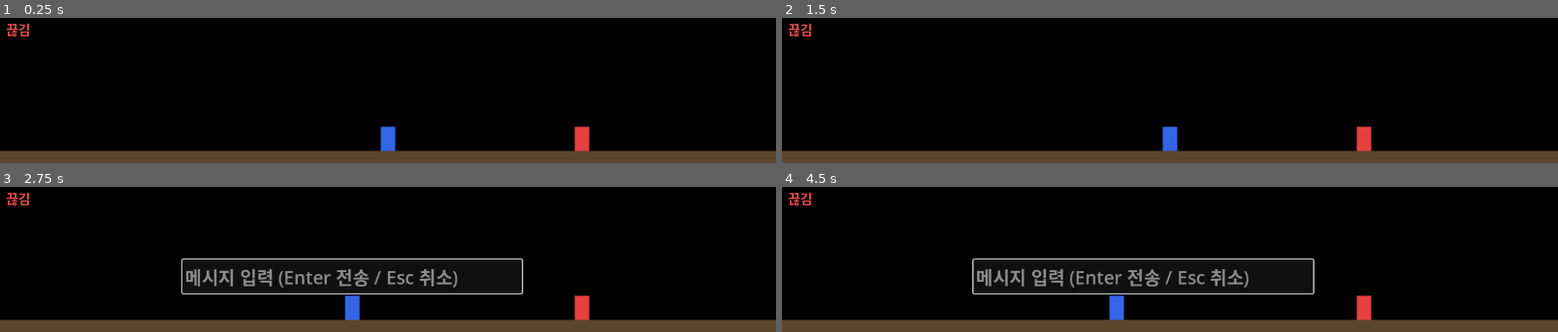
Above: before the commit, frames 1-4 (two rows, left to right).
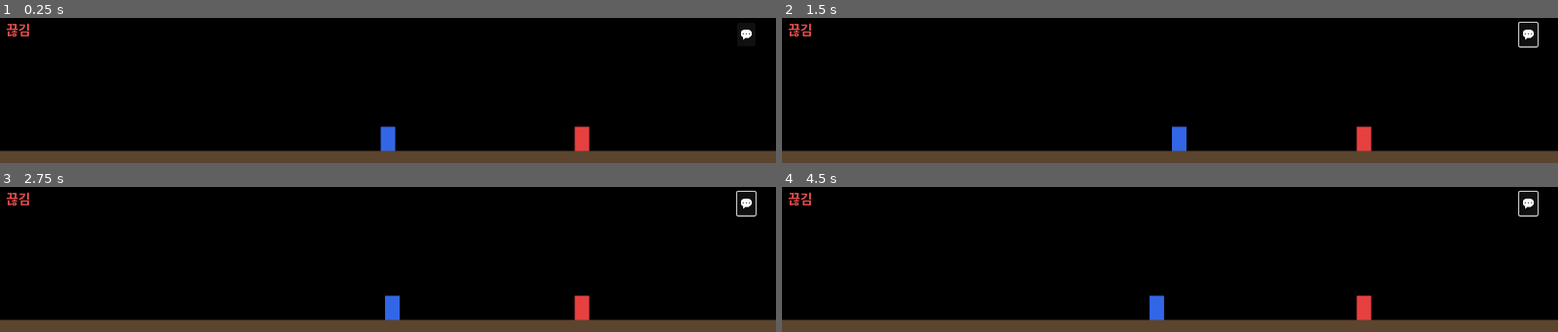
Above: after the commit, the same moments.

Repository: isjkms/Terrarium_Client
Game: Godot game, scene res://main.tscn
The game is run twice, just before and just after one commit, with the same random seed, the same clock (stepped at 60 frames per second) and the same inputs. This scene is started directly instead of the project's main scene. The engine's default icon, where the game draws it, is replaced by a stand-in: a white triangle on a blue panel in a dark square.
Inputs (mouse positions are in pixels of both pictures, inside the frame that each line leads up to):
- Up to frame 1 (0.25 s): no input
- Up to frame 2 (1.5 s): click (1526, 33) at 0.5 s, where only the run after the commit has a clickable "💬"; tap Enter at 1.25, 1.35 s; hold Right (ui_right) from 1.28 s (still down)
- Up to frame 3 (2.75 s): tap Keypad Enter at 1.55, 2.1 s; tap Space at 2 s; release Right (ui_right) at 2.03 s; hold Left (ui_left) from 2.03 s (still down); tap Enter at 2.3 s
- Up to frame 4 (4.5 s): tap Enter at 2.75, 2.85, 3.8, 4.25 s; release Left (ui_left) at 2.78 s; hold Right (ui_right) 2.78-4.28 s; tap Keypad Enter at 3.05, 3.6 s; tap Space at 3.5 s; hold Left (ui_left) from 4.28 s (still down); tap T at 4.35 s

The runs differ from the first frame. In frame 1, less than 0.1% of the frame differs, in the area x 95-97%, y 8-16%; in frame 2, 0.6%; in frame 3, 3.4%; in frame 4, 3.4%, in the area x 24-98%, y 2-92%.

Commit message:
[CL-032][fix] 채팅을 별도 창으로 분리하고 전송 버튼 추가
https://github.com/isjkms/Terrarium_Client/issues/32

Diff:
--- a/main.gd
+++ b/main.gd
@@ -57,7 +57,7 @@
 func _ready() -> void:
 	_configure_game_window()
 	_setup_tray()
-	_setup_chat_input()
+	_setup_chat_ui()
 
 	# CL-017 실험: 캐릭터/바닥 외 영역을 투명하게. project.godot의 transparent 설정과 함께 동작.
 	get_viewport().transparent_bg = true
@@ -109,50 +109,107 @@
 	if _tray_menu.is_valid():
 		NativeMenu.free_menu(_tray_menu)
 
-func _setup_chat_input() -> void:
-	# CL-031: 말풍선 입력용 LineEdit. 평소엔 숨겨두고 Enter로 진입한다.
-	# 영문 유효성 검증은 06_수정요약 결정에 따라 넣지 않는다(한글 IME는 CL-032).
+func _setup_chat_ui() -> void:
+	# CL-031/CL-032: 채팅은 별도 창(히스토리 + 입력칸 + 전송 버튼)으로 구성한다.
+	# 전송을 '전송 버튼'으로 처리하면 OS/IME에 의존하지 않아 Win/Mac/Linux 동작이 동일하다.
+	# 채팅창은 1280×240 오버레이 안에 끼이지 않도록 별도 OS 창으로 띄운다.
+	get_viewport().gui_embed_subwindows = false
+	_chat_window = Window.new()
+	_chat_window.title = "채팅"
+	_chat_window.size = Vector2i(440, 420)
+	_chat_window.min_size = Vector2i(320, 240)
+	_chat_window.visible = false
+	add_child(_chat_window)
+	_chat_window.close_requested.connect(_close_chat)
+	_chat_window.window_input.connect(_on_chat_window_input)
+
+	var margin := MarginContainer.new()
+	margin.set_anchors_preset(Control.PRESET_FULL_RECT)
+	for side in ["margin_left", "margin_top", "margin_right", "margin_bottom"]:
+		margin.add_theme_constant_override(side, 10)
+	_chat_window.add_child(margin)
+
+	var vbox := VBoxContainer.new()
+	margin.add_child(vbox)
+
+	# 히스토리(서버 미구현 → 이번 세션 송수신을 로컬 누적해 표시).
+	_chat_log = RichTextLabel.new()
+	_chat_log.scroll_active = true
+	_chat_log.scroll_following = true
+	_chat_log.size_flags_vertical = Control.SIZE_EXPAND_FILL
+	_chat_log.add_theme_font_size_override("normal_font_size", CHAT_FONT_SIZE)
+	vbox.add_child(_chat_log)
+
+	var hbox := HBoxContainer.new()
+	vbox.add_child(hbox)
+
 	_chat_input = LineEdit.new()
-	_chat_input.placeholder_text = "메시지 입력 (Enter 전송 / Esc 취소)"
+	_chat_input.placeholder_text = "메시지 입력 후 전송"
 	_chat_input.max_length = CHAT_MAX_LENGTH
+	_chat_input.size_flags_horizontal = Control.SIZE_EXPAND_FILL
 	_chat_input.add_theme_font_size_override("font_size", CHAT_FONT_SIZE)
-	_chat_input.custom_minimum_size = Vector2(CHAT_INPUT_WIDTH, 56)
-	_chat_input.size = Vector2(CHAT_INPUT_WIDTH, 56)
-	_chat_input.visible = false
-	add_child(_chat_input)
-	# CL-032: 전송은 text_submitted 대신 _input()에서 직접 처리(IME 조합 확정 + Enter 1회 전송).
+	_chat_input.text_submitted.connect(_on_chat_text_submitted)
+	hbox.add_child(_chat_input)
+
+	var send_button := Button.new()
+	send_button.text = "전송"
+	send_button.add_theme_font_size_override("font_size", CHAT_FONT_SIZE)
+	send_button.pressed.connect(_send_chat)
+	hbox.add_child(send_button)
+
+	# 오버레이에서 채팅창을 여는 버튼(단축키 Enter로도 열 수 있음).
+	_chat_open_button = Button.new()
+	_chat_open_button.text = "💬"
+	_chat_open_button.add_theme_font_size_override("font_size", 22)
+	_chat_open_button.position = Vector2(world_width - 64.0, 8.0)
+	_chat_open_button.pressed.connect(_toggle_chat)
+	add_child(_chat_open_button)
+
+func _toggle_chat() -> void:
+	if _chat_window.visible:
+		_close_chat()
+	else:
+		_open_chat()
 
 func _open_chat() -> void:
-	# 4.1.1: 입력 진입 시 캐릭터 이동을 멈춘다(LineEdit 포커스로 방향키도 소비됨).
+	# 채팅창을 화면 중앙에 띄우고 입력칸에 포커스. 캐릭터 이동은 멈춘다.
 	move_dir = 0
 	_left_held = false
 	_right_held = false
-	_chat_active = true
-	# 내 캐릭터 머리 위로 입력창 위치. 화면(1280) 밖으로 안 나가게 clamp.
-	var px := my_floor_x * world_width
-	var box_w := _chat_input.size.x
-	_chat_input.position = Vector2(clampf(px - box_w / 2.0, 0.0, world_width - box_w), 120.0)
-	_chat_input.text = ""
-	_chat_input.visible = true
+	var screen := DisplayServer.window_get_current_screen()
+	var screen_rect := DisplayServer.screen_get_usable_rect(screen)
+	_chat_window.position = screen_rect.position + (screen_rect.size - _chat_window.size) / 2
+	_chat_window.visible = true
+	_chat_window.grab_focus()
 	_chat_input.grab_focus()
-	# CL-032: 한글 입력을 위해 이 창의 IME를 활성화.
-	DisplayServer.window_set_ime_active(true)
 
 func _close_chat() -> void:
-	# 4.1.1: 입력 UI를 닫고 포커스를 게임 화면으로 되돌린다.
-	_chat_active = false
-	_chat_submit_pending = false
-	_chat_input.visible = false
-	_chat_input.release_focus()
-
-func _submit_chat() -> void:
-	# 4.3.1: 빈 문자열은 전송하지 않는다. text는 IME 확정 후 읽는다(CL-032).
-	var trimmed := _chat_input.text.strip_edges()
-	if trimmed != "":
-		_send({ "type": "chat", "text": trimmed })
-		# 서버 에코 여부와 무관하게 내 말풍선을 즉시 표시(낙관적).
-		_set_bubble(my_player_id, trimmed)
-	_close_chat()
+	_chat_window.visible = false
+
+func _on_chat_window_input(event: InputEvent) -> void:
+	# 채팅창에서 Esc로 닫기.
+	if event is InputEventKey and event.pressed and not event.echo and event.keycode == KEY_ESCAPE:
+		_close_chat()
+
+func _on_chat_text_submitted(_text: String) -> void:
+	# 입력칸 Enter 전송. (macOS/Linux 한글 IME에선 OS가 확정 Enter를 가로채 2번 필요할 수 있음 → 버튼이 확실한 경로)
+	_send_chat()
+
+func _send_chat() -> void:
+	# 4.3.1: 빈 문자열은 전송하지 않는다.
+	# 버튼 클릭 시 포커스가 빠지며 조합이 확정되지만, 미확정 조합(ime_get_text)까지 안전하게 포함한다.
+	var text := (_chat_input.text + DisplayServer.ime_get_text()).strip_edges()
+	if text == "":
+		return
+	_send({ "type": "chat", "text": text })
+	# 서버 에코 여부와 무관하게 즉시 로컬 반영(히스토리 + 내 말풍선).
+	_append_log(Session.nickname, text)
+	_set_bubble(my_player_id, text)
+	_chat_input.clear()
+	_chat_input.grab_focus()
+
+func _append_log(sender: String, text: String) -> void:
+	_chat_log.add_text("%s: %s\n" % [sender, text])
 
 func _set_bubble(player_id: String, text: String) -> void:
 	# 4.3.1: 새 메시지는 기존 말풍선을 즉시 교체하고 타이머를 리셋한다.
@@ -184,45 +241,24 @@
 var _tray_id := -1
 var _tray_menu := RID()
 
-## CL-031: 말풍선 채팅 (protocol.md chat 타입)
-const CHAT_BUBBLE_TTL := 5.0      # 4.3.1: 전송 시점부터 5초 표시
+## CL-031/CL-032: 채팅 (별도 창 + 전송 버튼 + 캐릭터 말풍선)
+const CHAT_BUBBLE_TTL := 5.0           # 4.3.1: 전송 시점부터 5초 표시
 const CHAT_MAX_LENGTH := 100
-const CHAT_FONT_SIZE := 30
-const CHAT_INPUT_WIDTH := 560.0
+const CHAT_FONT_SIZE := 22             # 채팅창 UI(히스토리/입력/버튼) 글자 크기
+const CHAT_BUBBLE_FONT_SIZE := 28      # 캐릭터 말풍선 글자 크기
+var _chat_window: Window
 var _chat_input: LineEdit
-var _chat_active := false
-var _chat_bubbles := {}           # playerId -> { "text": String, "ttl": float }
-var _chat_submit_pending := false # CL-032: IME 확정 후 한 프레임 뒤 전송 예약
-
-func _input(event: InputEvent) -> void:
-	# CL-032: 채팅 입력 중에는 Enter/Esc를 LineEdit·IME보다 먼저 가로챈다.
-	if not _chat_active:
-		return
-	if not (event is InputEventKey and event.pressed and not event.echo):
-		return
-	if event.keycode == KEY_ENTER or event.keycode == KEY_KP_ENTER:
-		# 조합 중인 한글이 text에 확정되도록 IME를 잠시 끈 뒤,
-		# 다음 프레임(_process)에서 확정된 text를 읽어 전송한다 → Enter 1회로 처리.
-		DisplayServer.window_set_ime_active(false)
-		_chat_submit_pending = true
-		get_viewport().set_input_as_handled()
-	elif event.keycode == KEY_ESCAPE:
-		_close_chat()
-		get_viewport().set_input_as_handled()
+var _chat_log: RichTextLabel
+var _chat_open_button: Button
+var _chat_bubbles := {}                # playerId -> { "text": String, "ttl": float }
 
 func _unhandled_input(event: InputEvent) -> void:
 	if event.is_action_pressed("ui_cancel"):  # ESC
-		# CL-031: 채팅 입력 중이면 ESC는 취소(전송 안 함), 아니면 기존대로 종료.
-		if _chat_active:
-			_close_chat()
-		else:
-			get_tree().quit()
+		get_tree().quit()
 	elif event is InputEventKey and event.pressed and not event.echo and (event.keycode == KEY_ENTER or event.keycode == KEY_KP_ENTER):
-		# CL-031: Enter로 채팅 입력 진입 (입력 중 Enter 전송은 _input()에서 처리, CL-032)
-		if not _chat_active:
+		# CL-031: Enter로 채팅창 열기 (채팅창 입력칸의 Enter 전송은 채팅창에서 처리)
+		if not _chat_window.visible:
 			_open_chat()
-			# 진입에 쓴 Enter가 방금 포커스 받은 LineEdit으로 새어들어가 두 번 입력되는 것을 막는다.
-			get_viewport().set_input_as_handled()
 	elif event is InputEventKey and event.pressed and not event.echo and event.keycode == KEY_T:
 		# CL-021: T 키로 always-on-top 토글
 		_always_on_top = not _always_on_top
@@ -265,11 +301,6 @@
 	_tick_reconnect(delta)
 	_tick_bubbles(delta)
 
-	# CL-032: IME 확정이 끝난 다음 프레임에 채팅 전송.
-	if _chat_submit_pending:
-		_chat_submit_pending = false
-		_submit_chat()
-
 	# delta 기반 이동으로 FPS와 무관하게 일정 속도.
 	if move_dir != 0:
 		my_floor_x += move_dir * (MOVE_SPEED / world_width) * delta
@@ -352,8 +383,11 @@
 				remote_players[p["id"]] = { "floor_x": p["floorX"], "facing": p["facing"] }
 			queue_redraw()
 		"chat":
-			# protocol.md: 수신 chat은 playerId/name/text. 말풍선은 text만 사용.
-			_set_bubble(msg["playerId"], msg["text"])
+			# protocol.md: 수신 chat은 playerId/name/text. 히스토리에 남기고 말풍선으로도 표시.
+			# 내 메시지는 전송 시 이미 로컬 반영했으므로 서버 에코는 무시(중복 방지).
+			if msg["playerId"] != my_player_id:
+				_append_log(str(msg.get("name", msg.get("playerId", ""))), msg["text"])
+				_set_bubble(msg["playerId"], msg["text"])
 		"player_left":
 			remote_players.erase(msg["playerId"])
 			_chat_bubbles.erase(msg["playerId"])
@@ -424,7 +458,7 @@
 
 func _draw_bubble(floor_x: float, text: String) -> void:
 	var font := ThemeDB.fallback_font
-	var fs := CHAT_FONT_SIZE
+	var fs := CHAT_BUBBLE_FONT_SIZE
 	var ts := font.get_string_size(text, HORIZONTAL_ALIGNMENT_LEFT, -1, fs)
 	var pad := Vector2(14, 9)
 	var box_w := ts.x + pad.x * 2.0
